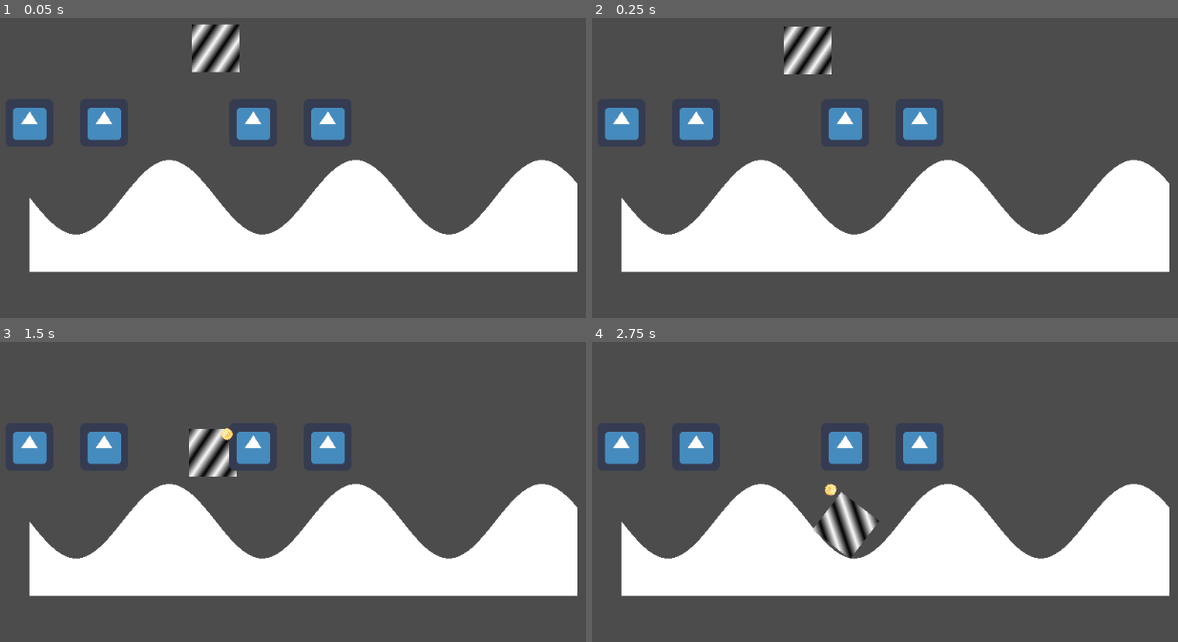
Above: before the commit, frames 1-4 (two rows, left to right).
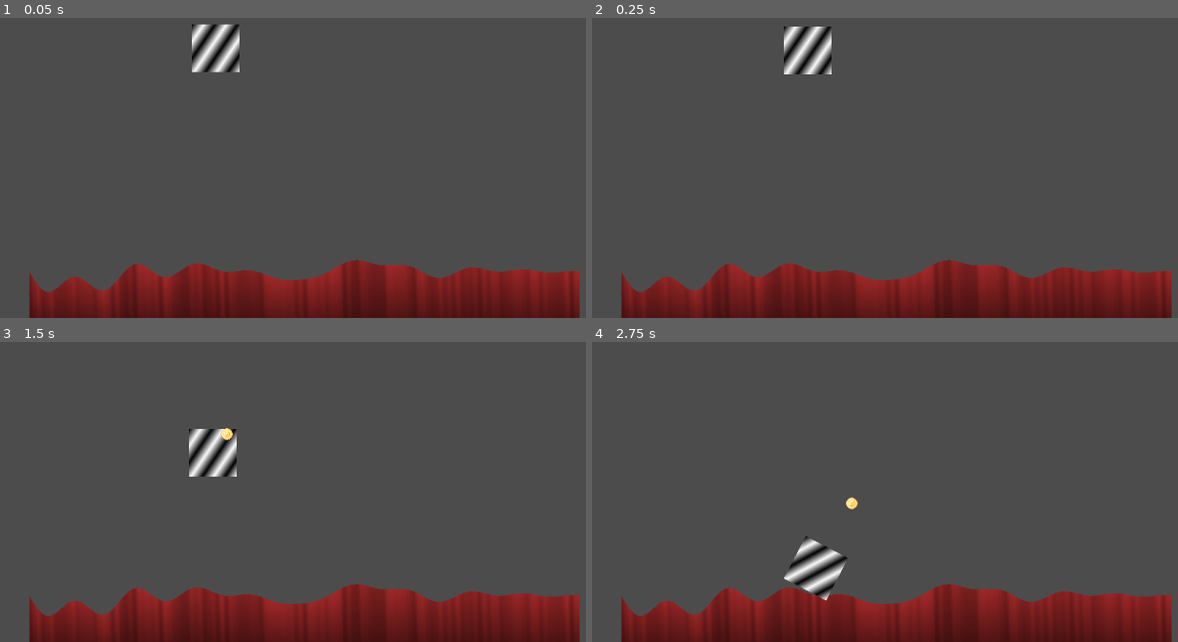
Above: after the commit, the same moments.

Repository: tokkoro/ggj23-juuret
Game: Godot game, scene res://terrain/terraingen-debug.tscn
Two runs of this game, one before a commit and one after it. Both use one fixed random seed, a clock stepped at 60 frames per second and the inputs below. The engine's default icon, where the game draws it, is replaced by a stand-in: a white triangle on a blue panel in a dark square.
Inputs:
- Up to frame 1 (0.05 s): no input
- Up to frame 2 (0.25 s): no input
- Up to frame 3 (1.5 s): hold Space (throw) 0.53-1.28 s; tap Space (throw) at 1.35 s
- Up to frame 4 (2.75 s): hold Space (throw) from 2.03 s (still down)

The runs differ from the first frame. In frame 1, 39% of the frame differs, in the area x 2-99%, y 29-100%; in frame 2, 39%; in frame 3, 39%; in frame 4, 40%.

Commit message:
Revert "Merge branch 'master' of https://github.com/tokkoro/ggj23-juuret"
This reverts commit 36847af60488ad9b7aa51d311cf070f27a0782f4, reversing
changes made to 3d247bedfe914b598f13f661af5cf1380710e5d3.

Diff:
--- a/maailma.gd
+++ b/maailma.gd
@@ -1,10 +1,6 @@
 extends Node2D
 
 onready var round_end_curtain_effect = $curtains.material
-
-signal round_start
-signal round_end
-signal transition_halfway
 
 var round_time_left = 10.0
 var transition = false
@@ -12,9 +8,6 @@
 
 const TRANSITION_DURATION = 5.0
 const ROUND_DURATION = 10.0
-
-var players = []
-var player_spawn_points = [Vector2(0,-100), Vector2(100,-100), Vector2(300,-100), Vector2(400,-100)]
 
 func is_game_paused():
 	if transition:
@@ -26,13 +19,6 @@
 	round_time_left = ROUND_DURATION
 	transition = false
 	round_end_curtain_effect.set_shader_param("progress", 0.0)
-	for player_number in range(4):
-		var player = preload("res://player.tscn").instance()
-		player.player_number = player_number
-		player.position = player_spawn_points[player_number]
-
-		players.append(player)
-		add_child(player)
 	print("signal: round_start")
 	emit_signal("round_start")
 
@@ -44,15 +30,13 @@
 
 func _ready():
 	new_round()
+	pass
 
 func _process(delta):
 	round_time_left -= delta
 	if transition:
 		if not transition_halfway && round_time_left < -TRANSITION_DURATION * 0.5:
 			transition_halfway = true
-			for player in players:
-				player.queue_free()
-			players = []
 			print("singal: transition_halfway")
 			emit_signal("transition_halfway")
 
--- a/player.tscn
+++ /dev/null
@@ -1,15 +0,0 @@
-[gd_scene load_steps=4 format=2]
-
-[ext_resource path="res://terrain/pelaaja.gd" type="Script" id=1]
-[ext_resource path="res://icon.png" type="Texture" id=2]
-
-[sub_resource type="CapsuleShape2D" id=9]
-
-[node name="player" type="KinematicBody2D"]
-script = ExtResource( 1 )
-
-[node name="CollisionShape2D" type="CollisionShape2D" parent="."]
-shape = SubResource( 9 )
-
-[node name="Sprite" type="Sprite" parent="."]
-texture = ExtResource( 2 )
--- a/terrain/pelaaja.gd
+++ /dev/null
@@ -1,9 +0,0 @@
-extends KinematicBody2D
-
-var player_number = 0
-
-func _ready():
-	print("p", player_number)
-
-func _physics_process(delta):
-	pass
--- a/terrain/terraingen-node.tscn
+++ b/terrain/terraingen-node.tscn
@@ -7,6 +7,6 @@
 
 [node name="terrain_mesh" type="MeshInstance2D" parent="."]
 
-[node name="StaticBody2D" type="StaticBody2D" parent="."]
+[node name="terrain_body" type="StaticBody2D" parent="."]
 
-[node name="CollisionPolygon2D" type="CollisionPolygon2D" parent="StaticBody2D"]
+[node name="poly" type="CollisionPolygon2D" parent="terrain_body"]
--- a/terrain/terraingen.gd
+++ b/terrain/terraingen.gd
@@ -1,5 +1,6 @@
 extends Node2D
 
+var ground_far_color: Color = Color.brown.linear_interpolate(Color.black, 0.75);
 
 # Declare member variables here. Examples:
 # var a = 2
@@ -8,54 +9,90 @@
 
 # Called when the node enters the scene tree for the first time.
 func _ready():
-	genterrain(750, 100);
+	randomize();
+	genterrain(750, 100, 100, rand_range(0, 1e16));
 
 # Called every frame. 'delta' is the elapsed time since the previous frame.
 #func _process(delta):
 #	pass
 
-func genterrain(width: float, height: float):
+class GroundPoint:
+	var p: Vector2
+	var color: Color
+
+
+func genterrain(width: float, height: float, offset: float, seed_v: float):
 	print("Generate terrain!");
 
-	var verts = PoolVector2Array()
+	var sc: float = 100;
+	var division_count = 128;
 
-	var sc: float = 100;
-	var wave_h: float = 50;
-	var division_count = 100;
+	var wave_h: float = 40;
+	var wave_f_arr = [];
+	var rand_h = 0;
+	var rand_gen = RandomNumberGenerator.new()
+	rand_gen.seed = seed_v;
+	for wave_i in range(0, 8):
+		wave_f_arr.push_back(rand_gen.randf() * 20);
 
 	var ground_points = [];
-
 	for i in range(0, division_count):
 		var i_f = float(i);
 		var t: float = i_f / division_count;
 		var x = t * width;
 
-		ground_points.push_back(Vector2(
+		var gp = GroundPoint.new();
+
+		var h = 0;
+		for wave_f in wave_f_arr:
+			h += sin(wave_f * PI * t) * wave_h / wave_f_arr.size()
+
+		gp.p = Vector2(
 			t * width,
-			sin(t * PI * 6) * wave_h
-		));
+			h + offset
+		);
 
+		gp.color = Color.brown.linear_interpolate(Color.black, rand_range(0, 0.3));
+
+		ground_points.push_back(gp);
+
+	var verts = PoolVector2Array()
+	var colors = PoolColorArray()
 	for i in range(1, ground_points.size() - 1):
+		var i_a = i - 1;
+		var i_b = i;
+
+		var gp_a = ground_points[i - 1];
+		var gp_b = ground_points[i];
+
 		# a---b
 		# | \ |
 		# d---c
-		var p_a = ground_points[i - 1];
-		var p_b = ground_points[i];
-		var p_c = Vector2(p_b.x, height);
-		var p_d = Vector2(p_a.x, height);
+		var p_a = gp_a.p;
+		var p_b = gp_b.p;
+		var p_c = Vector2(p_b.x, offset + height);
+		var p_d = Vector2(p_a.x, offset + height);
 
 		verts.push_back(p_a);
+		colors.push_back(gp_a.color);
 		verts.push_back(p_b);
+		colors.push_back(gp_b.color);
 		verts.push_back(p_c);
+		colors.push_back(ground_far_color);
 
 		verts.push_back(p_a);
+		colors.push_back(gp_a.color);
 		verts.push_back(p_c);
+		colors.push_back(ground_far_color);
 		verts.push_back(p_d);
+		colors.push_back(ground_far_color);
+
 
 	# Initialize the ArrayMesh.
 	var arrs = []
 	arrs.resize(ArrayMesh.ARRAY_MAX)
 	arrs[ArrayMesh.ARRAY_VERTEX] = verts
+	arrs[ArrayMesh.ARRAY_COLOR] = colors
 
 	var arr_mesh = ArrayMesh.new()
 	arr_mesh.add_surface_from_arrays(Mesh.PRIMITIVE_TRIANGLES, arrs)
@@ -63,7 +100,8 @@
 	get_node("terrain_mesh").mesh = arr_mesh
 
 	var col = PoolVector2Array();
-	col.append_array(ground_points);
-	col.append(Vector2(ground_points.back().x, height));
-	col.append(Vector2(ground_points.front().x, height));
-	get_node("StaticBody2D/CollisionPolygon2D").polygon = col;
+	for gp in ground_points:
+		col.append(gp.p);
+	col.append(Vector2(ground_points.back().p.x, offset + height));
+	col.append(Vector2(ground_points.front().p.x, offset + height));
+	get_node("terrain_body/poly").polygon = col;
